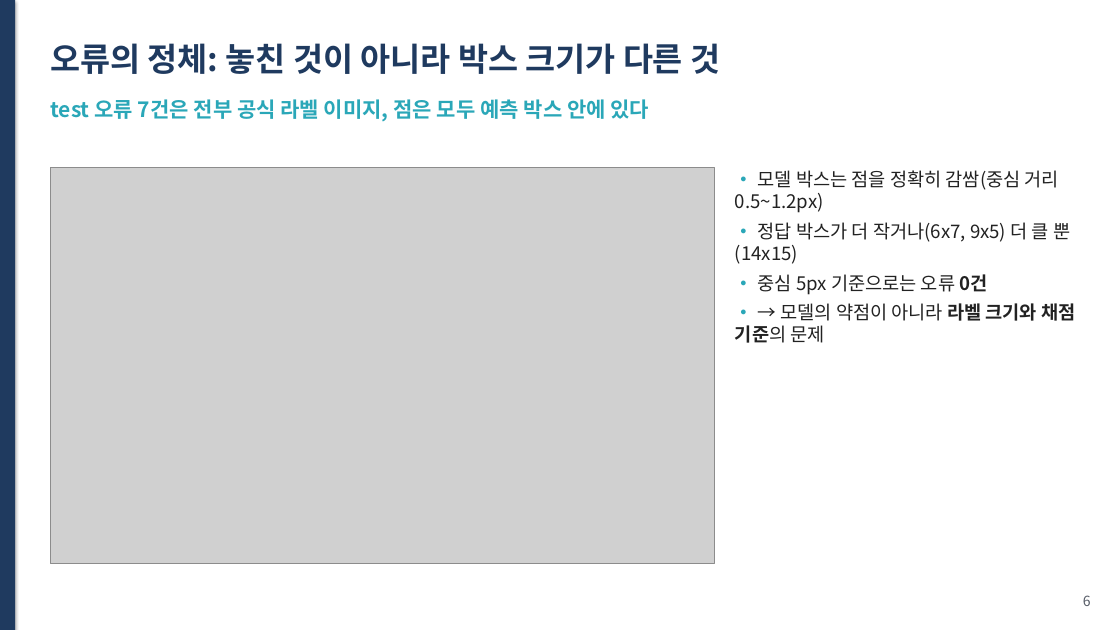
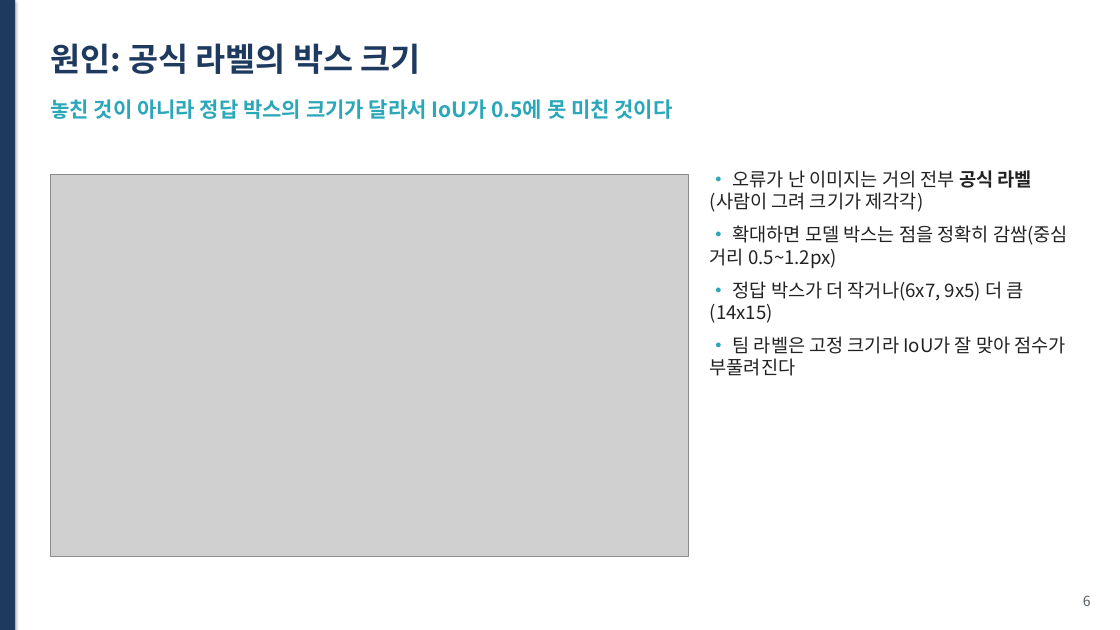
Before and after one commit to hmy7788/kamp_xray_detection, a slide deck: slide 6 of ppt/presentation.pptx. Drawn at 1120x630 pixels with LibreOffice and Linux fonts; fonts in the diff are those of the drawing; grey boxes stand for pictures. Boxes give left, top, right and bottom in pixels: in the first picture for what was removed or moved away, otherwise in the second. Text is boxed around its words. In the diff, an @@ line names an element or a change of style, - is before the commit and + after.

```diff
--- a/ppt/presentation.pptx
+++ b/ppt/presentation.pptx
@@ text at [50,43,421,74]: text changed @@
-오류의 정체: 놓친 것이 아니라 박스 크기가 다른 것
+원인: 공식 라벨의 박스 크기
@@ text at [50,99,673,119]: text changed @@
-test 오류 7건은 전부 공식 라벨 이미지, 점은 모두 예측 박스 안에 있다
+놓친 것이 아니라 정답 박스의 크기가 달라서 IoU가 0.5에 못 미친 것이다
@@ picture: place and size @@
-picture at [50,167,714,564]
+picture at [50,175,689,556]
@@ text at [710,170,1068,376]: text changed @@
-• 모델 박스는 점을 정확히 감쌈(중심 거리 0.5~1.2px)
-• 정답 박스가 더 작거나(6x7, 9x5) 더 클 뿐(14x15)
-• 중심 5px 기준으로는 오류 0건
-• → 모델의 약점이 아니라 라벨 크기와 채점 기준의 문제
+• 오류가 난 이미지는 거의 전부 공식 라벨(사람이 그려 크기가 제각각)
+• 확대하면 모델 박스는 점을 정확히 감쌈(중심 거리 0.5~1.2px)
+• 정답 박스가 더 작거나(6x7, 9x5) 더 큼(14x15)
+• 팀 라벨은 고정 크기라 IoU가 잘 맞아 점수가 부풀려진다
```
Also in this commit, not shown: 16 other slides changed, 4 slides added, 1 slide removed, 6 other files.
